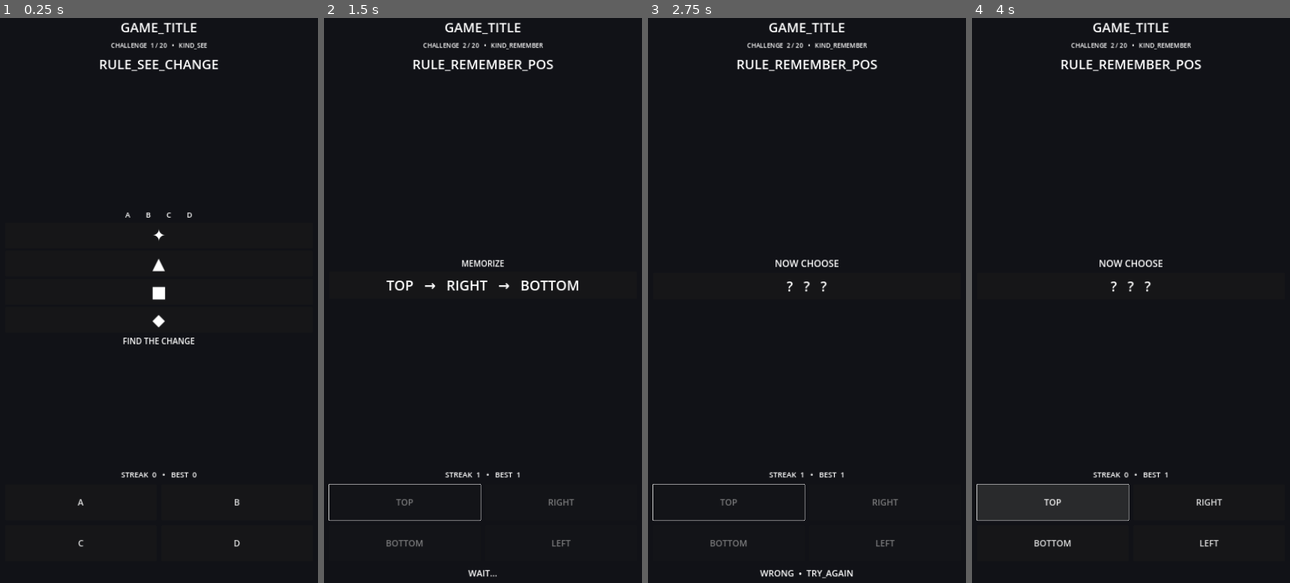
Above: before the commit, frames 1-4 (left to right).
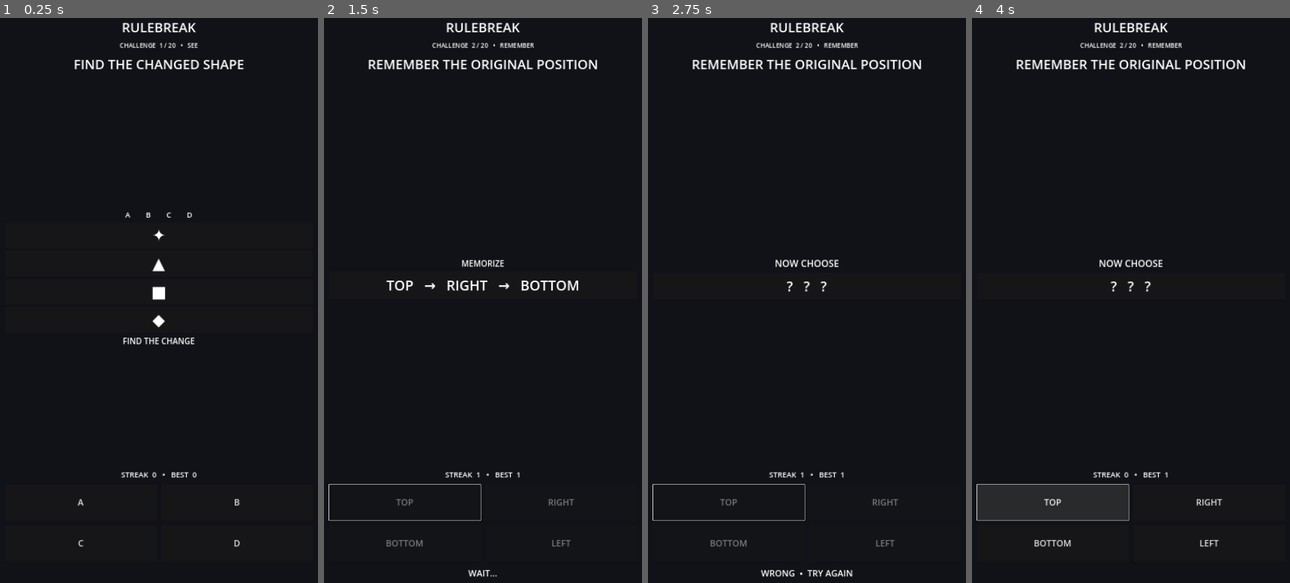
Above: after the commit, the same moments.

Repository: lukeniukrostyslav/rulebreak8
Game: Godot game, scene res://main.tscn
Two runs of this game, one before a commit and one after it. Both use one fixed random seed, a clock stepped at 60 frames per second and the inputs below.
Inputs:
- Up to frame 1 (0.25 s): no input
- Up to frame 2 (1.5 s): click "A" at 0.5 s; tap Enter at 1.25 s
- Up to frame 3 (2.75 s): click "TOP" at 2 s
- Up to frame 4 (4 s): tap Space at 2.75 s; tap Enter at 3.5 s

The runs differ from the first frame. In frame 1, 1.1% of the frame differs, in the area x 23-77%, y 0-10%; in frame 2, 1.4%; in frame 3, 1.7%, in the area x 13-87%, y 0-100%; in frame 4, 1.4%.

Commit message:
Fix Godot translation resource registration for 21 locales

Diff:
--- a/project.godot
+++ b/project.godot
@@ -16,6 +16,11 @@
 
 [internationalization]
 locale/fallback="en"
+locale/translations=PackedStringArray(
+"res://locale/ui.en.translation", "res://locale/ui.es.translation", "res://locale/ui.pt_BR.translation", "res://locale/ui.fr.translation", "res://locale/ui.de.translation", "res://locale/ui.it.translation", "res://locale/ui.ru.translation", "res://locale/ui.uk.translation", "res://locale/ui.pl.translation", "res://locale/ui.tr.translation", "res://locale/ui.nl.translation", "res://locale/ui.ar.translation", "res://locale/ui.he.translation", "res://locale/ui.hi.translation", "res://locale/ui.id.translation", "res://locale/ui.vi.translation", "res://locale/ui.th.translation", "res://locale/ui.ja.translation", "res://locale/ui.ko.translation", "res://locale/ui.zh.translation", "res://locale/ui.zh_TW.translation",
+"res://locale/challenges.en.translation", "res://locale/challenges.es.translation", "res://locale/challenges.pt_BR.translation", "res://locale/challenges.fr.translation", "res://locale/challenges.de.translation", "res://locale/challenges.it.translation", "res://locale/challenges.ru.translation", "res://locale/challenges.uk.translation", "res://locale/challenges.pl.translation", "res://locale/challenges.tr.translation", "res://locale/challenges.nl.translation", "res://locale/challenges.ar.translation", "res://locale/challenges.he.translation", "res://locale/challenges.hi.translation", "res://locale/challenges.id.translation", "res://locale/challenges.vi.translation", "res://locale/challenges.th.translation", "res://locale/challenges.ja.translation", "res://locale/challenges.ko.translation", "res://locale/challenges.zh.translation", "res://locale/challenges.zh_TW.translation",
+"res://locale/extra_a.en.translation", "res://locale/extra_a.es.translation", "res://locale/extra_a.pt_BR.translation", "res://locale/extra_a.fr.translation", "res://locale/extra_a.de.translation", "res://locale/extra_a.it.translation", "res://locale/extra_a.ru.translation", "res://locale/extra_a.uk.translation", "res://locale/extra_a.pl.translation", "res://locale/extra_a.tr.translation", "res://locale/extra_a.nl.translation", "res://locale/extra_a.ar.translation", "res://locale/extra_a.he.translation", "res://locale/extra_a.hi.translation", "res://locale/extra_a.id.translation", "res://locale/extra_a.vi.translation", "res://locale/extra_a.th.translation", "res://locale/extra_a.ja.translation", "res://locale/extra_a.ko.translation", "res://locale/extra_a.zh.translation", "res://locale/extra_a.zh_TW.translation",
+"res://locale/extra_b.en.translation", "res://locale/extra_b.es.translation", "res://locale/extra_b.pt_BR.translation", "res://locale/extra_b.fr.translation", "res://locale/extra_b.de.translation", "res://locale/extra_b.it.translation", "res://locale/extra_b.ru.translation", "res://locale/extra_b.uk.translation", "res://locale/extra_b.pl.translation", "res://locale/extra_b.tr.translation", "res://locale/extra_b.nl.translation", "res://locale/extra_b.ar.translation", "res://locale/extra_b.he.translation", "res://locale/extra_b.hi.translation", "res://locale/extra_b.id.translation", "res://locale/extra_b.vi.translation", "res://locale/extra_b.th.translation", "res://locale/extra_b.ja.translation", "res://locale/extra_b.ko.translation", "res://locale/extra_b.zh.translation", "res://locale/extra_b.zh_TW.translation")
 
 [rendering]
 renderer/rendering_method="gl_compatibility"
